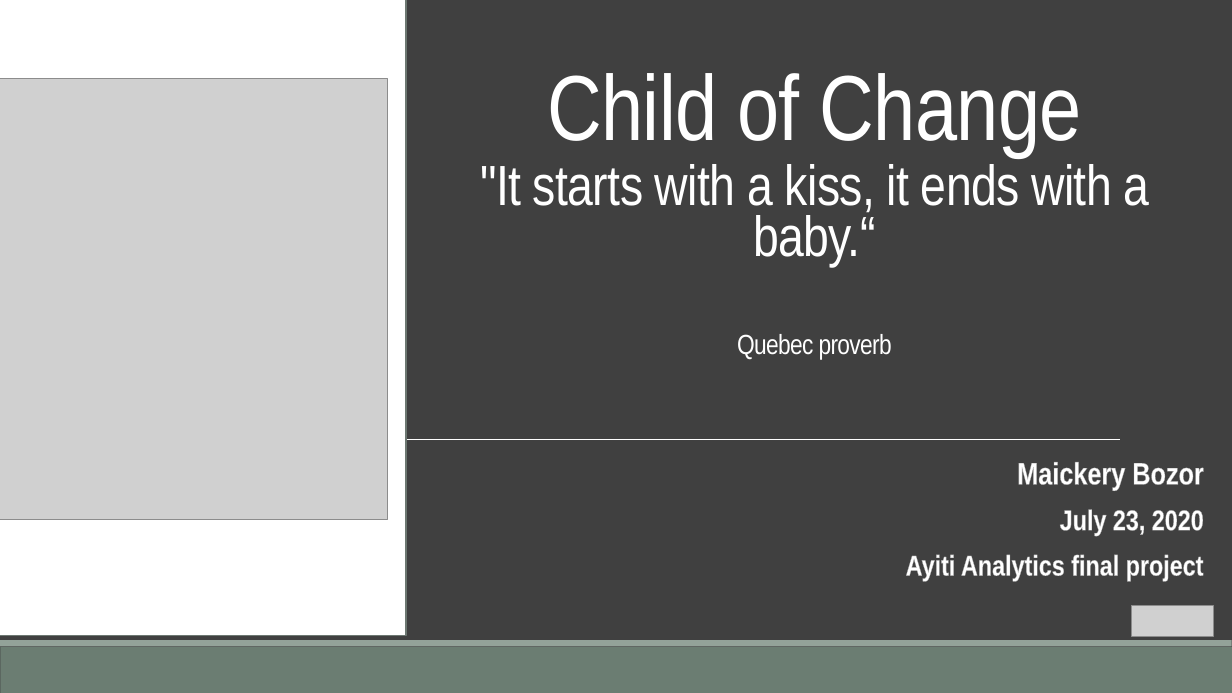
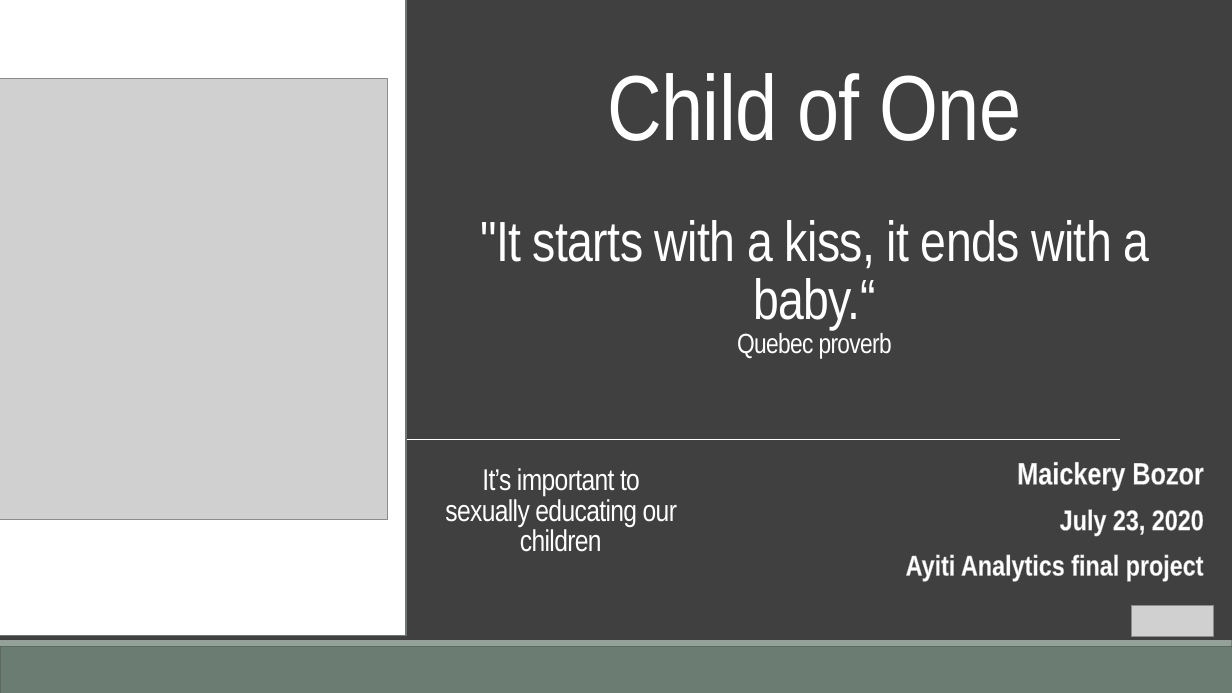
Before and after one commit to Maickery/Child_of_change, a slide deck: slide 1 of Result/Presentation.pptx. Drawn at 1232x693 pixels with LibreOffice and Linux fonts; fonts in the diff are those of the drawing; grey boxes stand for pictures. Boxes give left, top, right and bottom in pixels: in the first picture for what was removed or moved away, otherwise in the second. Text is boxed around its words. In the diff, an @@ line names an element or a change of style, - is before the commit and + after.

```diff
--- a/Result/Presentation.pptx
+++ b/Result/Presentation.pptx
@@ title at (607, 73, 1022, 141): text changed @@
-Child of Change
+Child of One
@@ text ""It starts with a kiss, ..." at (480, 220, 1150, 358): line spacing 0.75 to 0.85 @@
@@ text added at (445, 468, 677, 552), 23.4 pt, text #FFFFFF @@
+It’s important to sexually educating our children
```
Also in this commit, not shown: 1 slide added, 8 other files.
